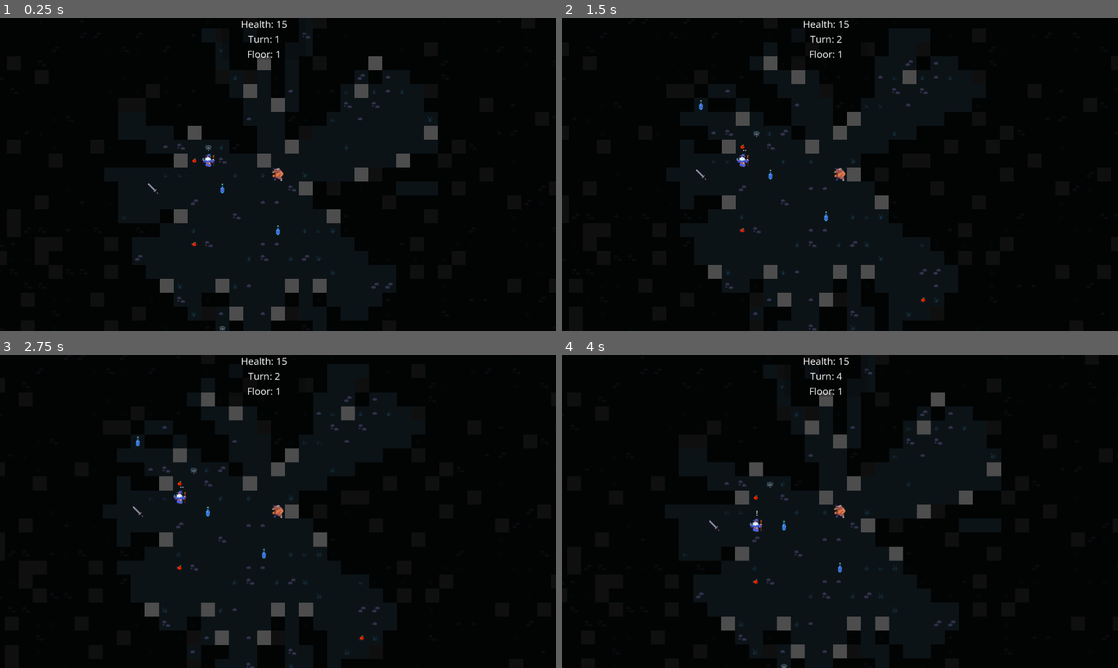
Above: before the commit, frames 1-4 (two rows, left to right).
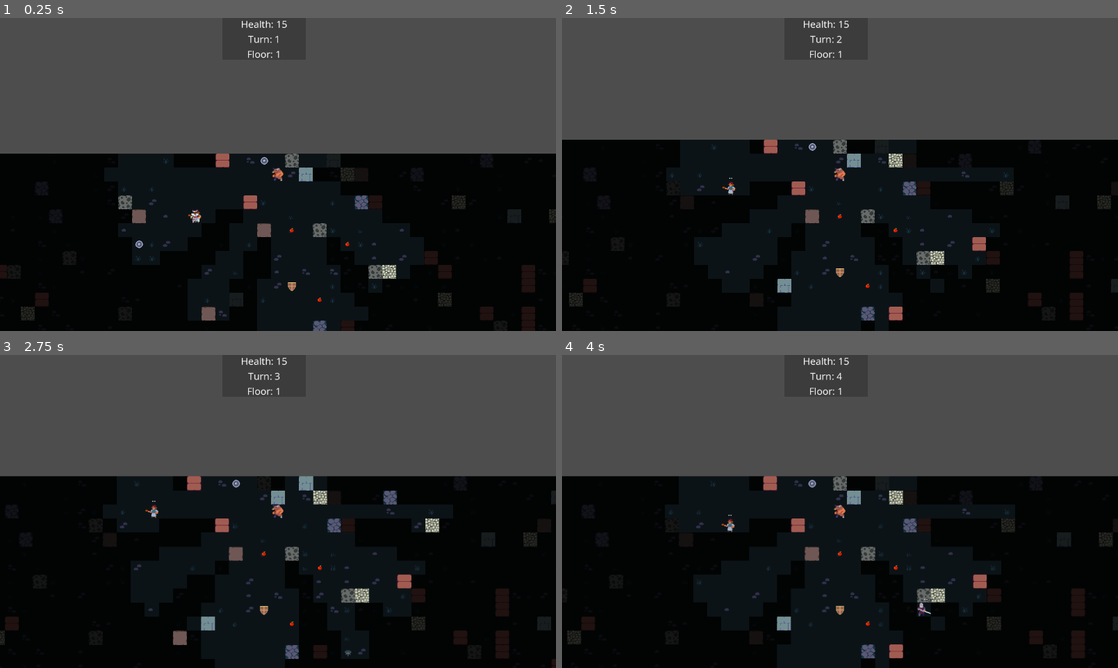
Above: after the commit, the same moments.

Repository: langel/ipsylial
Game: Godot game, scene res://scenes/game.tscn
Same seed, same stepped clock (60 frames per second), same inputs: the game is played once before the commit and once after it.
Inputs (mouse positions are in pixels of both pictures, inside the frame that each line leads up to):
- Up to frame 1 (0.25 s): no input
- Up to frame 2 (1.5 s): tap Enter at 0.5 s; move the mouse to (962, 158) at 0.52 s; hold D (move_right) 0.53-1.28 s; tap Space (space) at 0.6, 1.25, 1.35 s; move the mouse to (728, 190) at 1.27 s; hold S (move_down) from 1.28 s (still down)
- Up to frame 3 (2.75 s): tap Enter at 2 s; move the mouse to (333, 442) at 2.02 s; release S (move_down) at 2.03 s; hold D (move_right) from 2.03 s (still down); tap Mouse wheel up (zoom_in) at 2.1 s; tap Space (space) at 2.3 s
- Up to frame 4 (4 s): tap Space (space) at 2.75, 3.05, 3.6 s; move the mouse to (812, 574) at 2.77 s; release D (move_right) at 2.78 s; hold W (move_up) 2.78-3.53 s; tap Mouse wheel down (zoom_out) at 2.85 s; tap Enter at 3.5 s; move the mouse to (1006, 558) at 3.52 s; hold A (move_left) from 3.53 s (still down)

The runs differ from the first frame. In frame 1, 47% of the frame differs, in the area x 0-100%, y 0-100%; in frame 2, 43%; in frame 3, 43%; in frame 4, 43%.

Commit message:
refactored tile texture assignments

Diff:
--- a/assets/tile_sets/terrain.tres
+++ b/assets/tile_sets/terrain.tres
@@ -114,7 +114,14 @@
 5:6/0 = 0
 4:6/0 = 0
 0:25/0 = 0
-14:16/0 = 0
+10:19/0 = 0
+1:19/0 = 0
+0:19/0 = 0
+0:20/0 = 0
+1:20/0 = 0
+14:19/0 = 0
+15:19/0 = 0
+9:16/0 = 0
 
 [resource]
 resource_local_to_scene = true
--- a/scenes/game.gd
+++ b/scenes/game.gd
@@ -14,7 +14,7 @@
 	GameState.start_game()
 	print("Clearing tilemap on load...")
 	ground_tile_map.clear()
-	fill_map_tiles()
+	GameState.map.load_level_grid_tiles(GameState.map.tiles, ground_tile_map)
 	_on_player_moved(GameState.player_position)
 	GameState.player_moved.connect(_on_player_moved)
 	GameState.turn_ended.connect(_on_turn_ended)
@@ -318,30 +318,6 @@
 	"""Converts an ItemType enum to a lowercase string."""
 	return Item.ItemType.keys()[item_type].to_lower()
 
-func get_random_floor_tile():
-	var coords = [0,6]
-	var roll = GameState.rng_next_int() % 30
-	if roll == 9:
-		coords = [1,6]
-	elif roll == 8:
-		coords = [2,6]
-	elif roll == 7:
-		coords = [3,6]
-	elif roll == 6:
-		coords = [1,7]
-	elif roll == 5:
-		coords = [2,7]
-	elif roll == 4:
-		coords = [3,7]
-	return Vector2i(coords[0],coords[1])
-
-func fill_map_tiles():
-	for i in range(0, GameState.map.height):
-		for j in range(0, GameState.map.width):
-			var texture_coords = Vector2i(0,8)
-			if (GameState.map.tiles[j][i].type == Tile.types.floor):
-				texture_coords = get_random_floor_tile()
-			ground_tile_map.set_cell(Vector2i(j, i), 1, texture_coords, 0)
 
 # ----------------------------
 # LINE OF SIGHT (LOS) SYSTEM
--- a/scripts/dungeon.gd
+++ b/scripts/dungeon.gd
@@ -36,6 +36,7 @@
 	return data
 
 func gen_terrain(data: Array):
+	pos = int(Time.get_unix_time_from_system()*1000)
 	var rooms = []
 	var stair
 	var stairs = []
--- a/scripts/map.gd
+++ b/scripts/map.gd
@@ -24,6 +24,11 @@
 			var type =  tile_types.wall if (GameState.rng_next_int()%12 == 0) else tile_types.floor
 			tiles[j].append(Tile.new(j,i,type))
 
+func load_level_grid_tiles(level: Array, grid: TileMapLayer):
+	for i in range(0, height):
+		for j in range(0, width):
+			grid.set_cell(Vector2i(j, i), 1, tiles[j][i].texture_coords, 0)
+
 
 # Called when the node enters the scene tree for the first time.
 func _ready() -> void:
--- a/scripts/tile.gd
+++ b/scripts/tile.gd
@@ -14,6 +14,7 @@
 
 var x: int = 0
 var y: int = 0
+var texture_coords: Vector2i
 var traversable: bool = true
 var type: types = types.floor  # Default type
 
@@ -23,6 +24,27 @@
 	self.type = type
 	if type != types.floor:
 		traversable = false
+	var coords = [0,6]
+	match type:
+		types.floor:
+			var roll = GameState.rng_next_int() % 30
+			match roll:
+				9:
+					coords = [1,6]
+				8:
+					coords = [2,6]
+				7:
+					coords = [3,6]
+				6:
+					coords = [1,7]
+				5:
+					coords = [2,7]
+				4:
+					coords = [3,7]
+		types.wall:
+			var roll = GameState.rng_next_int() % 6
+			coords = [0, roll]
+	self.texture_coords = Vector2i(coords[0],coords[1])
 
 # Called when the node enters the scene tree for the first time.
 func _ready() -> void:
